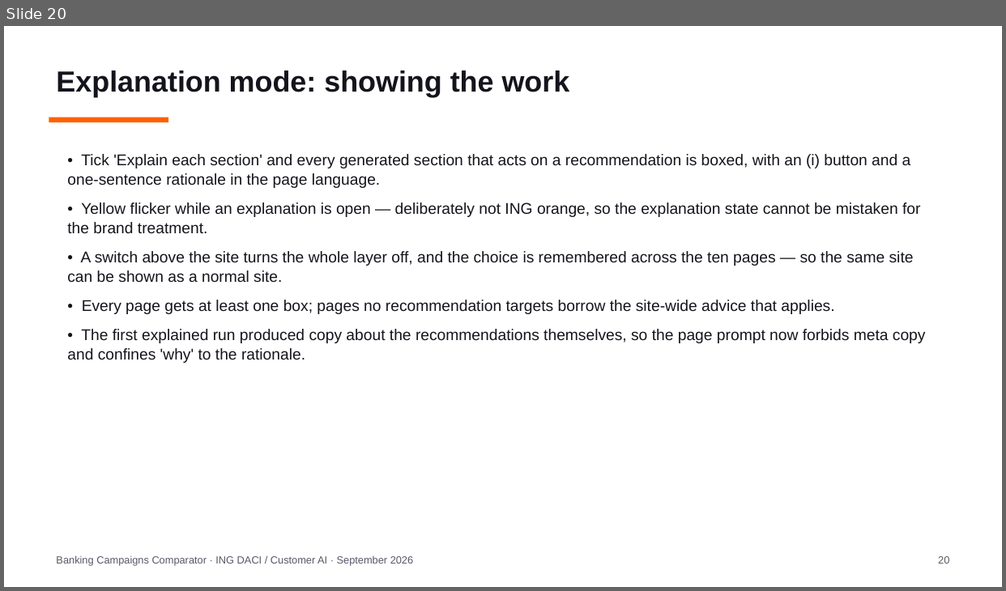
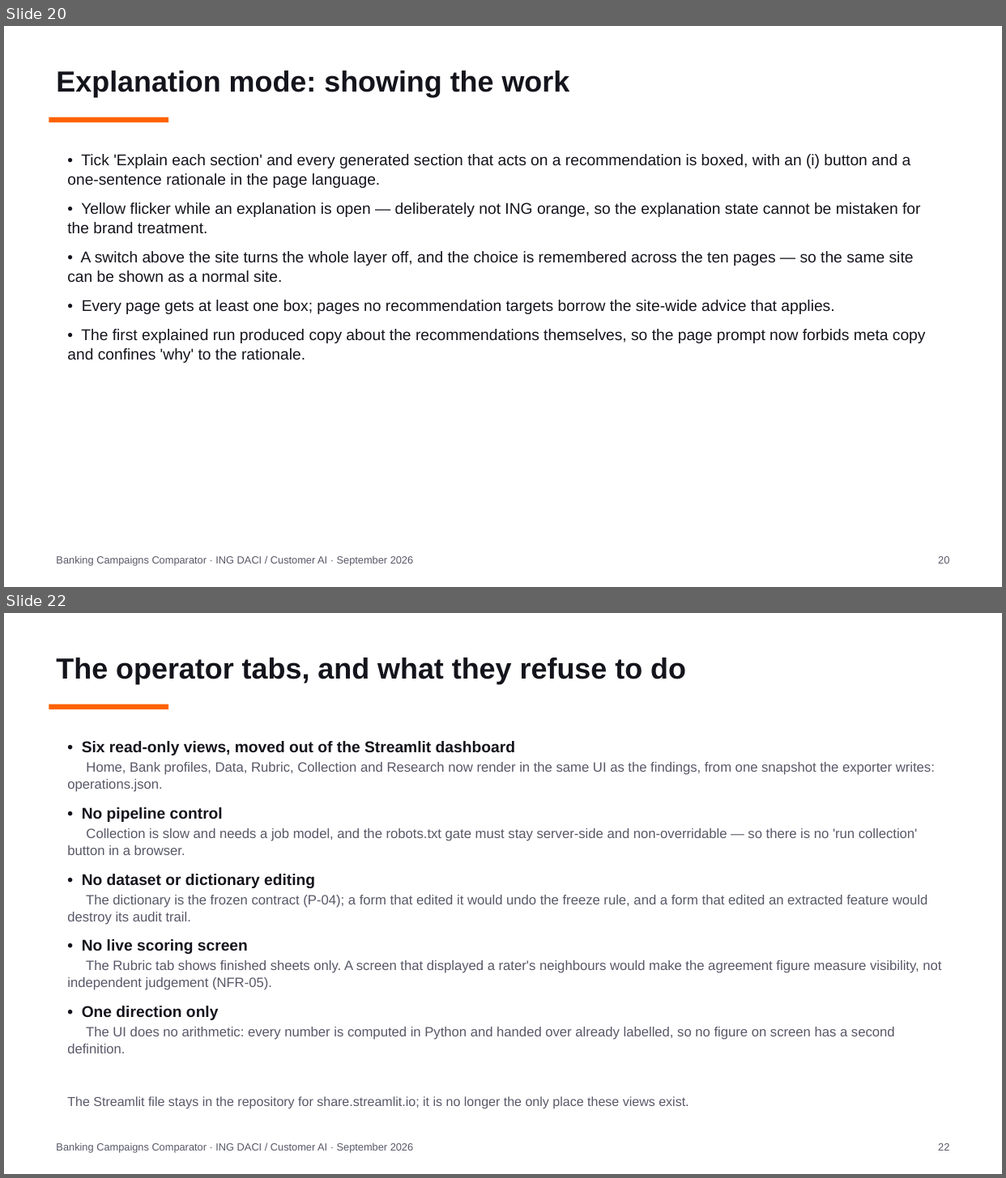
Before and after one commit to Siegried81/ing-usecase, a slide deck: docs/Banking_Campaigns_Comparator.pptx. Shown one above the other, each under a label of ours: slide 20 before the commit, slides 20 and 22 after it; the slides between them are not shown. The pictures are 1006x591 and 1006x1178 pixels, drawn with LibreOffice and Linux fonts; fonts in the diff are those of the drawing. Boxes give left, top, right and bottom in pixels: in the first picture for what was removed or moved away, otherwise in the second. Text is boxed around its words. In the diff, an @@ line names an element or a change of style, - is before the commit and + after.

```diff
--- a/docs/Banking_Campaigns_Comparator.pptx
+++ b/docs/Banking_Campaigns_Comparator.pptx
@@ slide 22 added at [4, 613, 1002, 1174], background #FFFFFF @@
@@ text added at [56, 658, 686, 684], 28 pt, text #14141C, bold @@
+The operator tabs, and what they refuse to do
@@ rectangle added at [49, 705, 168, 709], fill #FF6200 @@
@@ text added at [67, 741, 941, 1110], 13 pt, text #585868 @@
+• Six read-only views, moved out of the Streamlit dashboard
+Home, Bank profiles, Data, Rubric, Collection and Research now render in the same UI as the findings, from one snapshot the exporter writes: operations.json.
+• No pipeline control
+Collection is slow and needs a job model, and the robots.txt gate must stay server-side and non-overridable — so there is no 'run collection' button in a browser.
+• No dataset or dictionary editing
+The dictionary is the frozen contract (P-04); a form that edited it would undo the freeze rule, and a form that edited an extracted feature would destroy its audit trail.
+• No live scoring screen
+The Rubric tab shows finished sheets only. A screen that displayed a rater's neighbours would make the agreement figure measure visibility, not independent judgement (NFR-05).
+• One direction only
+The UI does no arithmetic: every number is computed in Python and handed over already labelled, so no figure on screen has a second definition.
+The Streamlit file stays in the repository for share.streamlit.io; it is no longer the only place these views exist.
@@ text added at [56, 1143, 413, 1153], 10 pt, text #585868 @@
+Banking Campaigns Comparator · ING DACI / Customer AI · September 2026
@@ text added at [938, 1144, 949, 1151], 10 pt, text #585868 @@
+22
```
Also in this commit, not shown: 7 slides changed, 6 other slides added, 8 other files.
